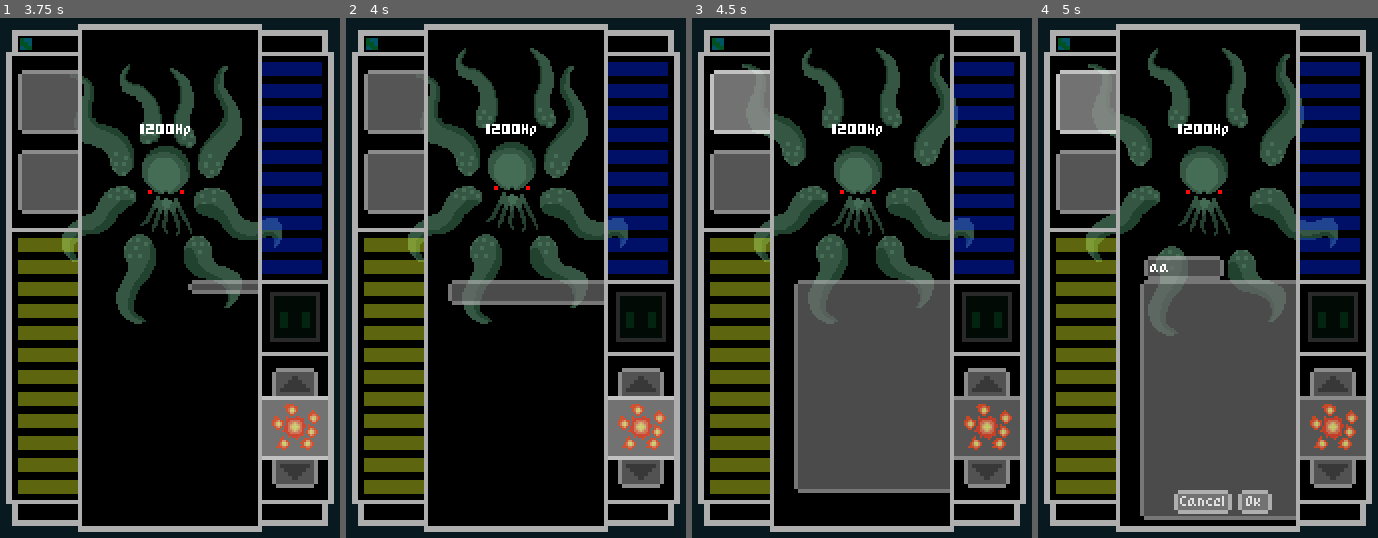
Above: before the commit, frames 1-4 (left to right).
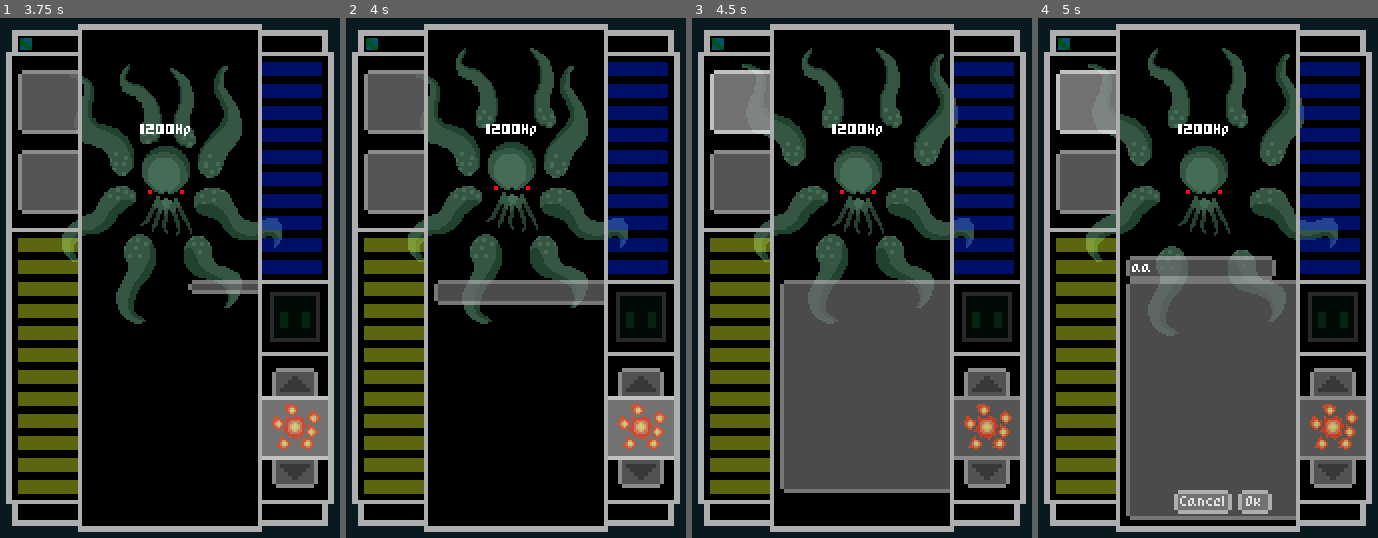
Above: after the commit, the same moments.

Repository: Razzf/SpaceRpg
Game: Godot game, scene res://Scenes/Battle.tscn
Two runs of this game, one before a commit and one after it. Both use one fixed random seed, a clock stepped at 60 frames per second and the inputs below. The project has no main scene, so this scene is started directly.
Inputs (mouse positions are in pixels of both pictures, inside the frame that each line leads up to):
- Up to frame 1 (3.75 s): click (51, 101) at 0.5 s; click (51, 184) at 1.25 s; click (295, 382) at 2 s; click (295, 475) at 2.75 s; click (295, 428) at 3.5 s
- Up to frame 2 (4 s): no input
- Up to frame 3 (4.5 s): click (743, 101) at 4.25 s
- Up to frame 4 (5 s): no input

Frame 1 is identical in both runs. In frame 2, 0.2% of the frame differs, in the area x 25-32%, y 50-56%; in frame 3, 2.2%; in frame 4, 3.5%, in the area x 25-70%, y 45-97%.

Commit message:
Minor panel modifications

Diff:
--- a/Scenes/Battle.tscn
+++ b/Scenes/Battle.tscn
@@ -51,7 +51,7 @@
 "times": PoolRealArray( 0, 0.2, 0.4, 0.6, 0.8, 1 ),
 "transitions": PoolRealArray( 1, 1, 1, 1, 1, 1 ),
 "update": 0,
-"values": [ Vector2( 2, 7 ), Vector2( 40, 7 ), Vector2( 80, 7 ), Vector2( 80, 40 ), Vector2( 80, 80 ), Vector2( 80, 120 ) ]
+"values": [ Vector2( 2, 7 ), Vector2( 40, 7 ), Vector2( 87, 7 ), Vector2( 87, 40 ), Vector2( 87, 80 ), Vector2( 87, 120 ) ]
 }
 
 [sub_resource type="Animation" id=10]
@@ -66,7 +66,7 @@
 "times": PoolRealArray( 0, 0.2, 0.4, 0.6, 0.8, 1 ),
 "transitions": PoolRealArray( 1, 1, 1, 1, 1, 1 ),
 "update": 0,
-"values": [ Vector2( 80, 120 ), Vector2( 80, 80 ), Vector2( 80, 40 ), Vector2( 80, 6 ), Vector2( 40, 6 ), Vector2( 2, 6 ) ]
+"values": [ Vector2( 87, 120 ), Vector2( 87, 80 ), Vector2( 87, 40 ), Vector2( 87, 6 ), Vector2( 40, 6 ), Vector2( 2, 6 ) ]
 }
 
 [sub_resource type="StyleBoxEmpty" id=11]
@@ -209,18 +209,18 @@
 [node name="TittlePanel" type="Panel" parent="UI/InfPanel"]
 visible = false
 self_modulate = Color( 1, 1, 1, 0.666667 )
-margin_left = 38.0
+margin_left = 12.0
 margin_top = -12.0
-margin_right = 78.0
+margin_right = 87.0
 custom_styles/panel = ExtResource( 21 )
 __meta__ = {
 "_edit_use_anchors_": false
 }
 
 [node name="Tittle" type="Label" parent="UI/InfPanel/TittlePanel"]
-margin_left = 37.0
+margin_left = 72.0
 margin_top = 3.0
-margin_right = 71.0
+margin_right = 141.0
 margin_bottom = 9.0
 rect_scale = Vector2( -1, 1 )
 custom_fonts/font = ExtResource( 22 )
@@ -230,6 +230,7 @@
 }
 
 [node name="OkBtn" type="Button" parent="UI/InfPanel"]
+visible = false
 margin_left = 31.0
 margin_top = 105.0
 margin_right = 48.0
@@ -244,6 +245,7 @@
 text = "Ok"
 
 [node name="CancelBtn" type="Button" parent="UI/InfPanel"]
+visible = false
 margin_left = 63.0
 margin_top = 105.0
 margin_right = 92.0
